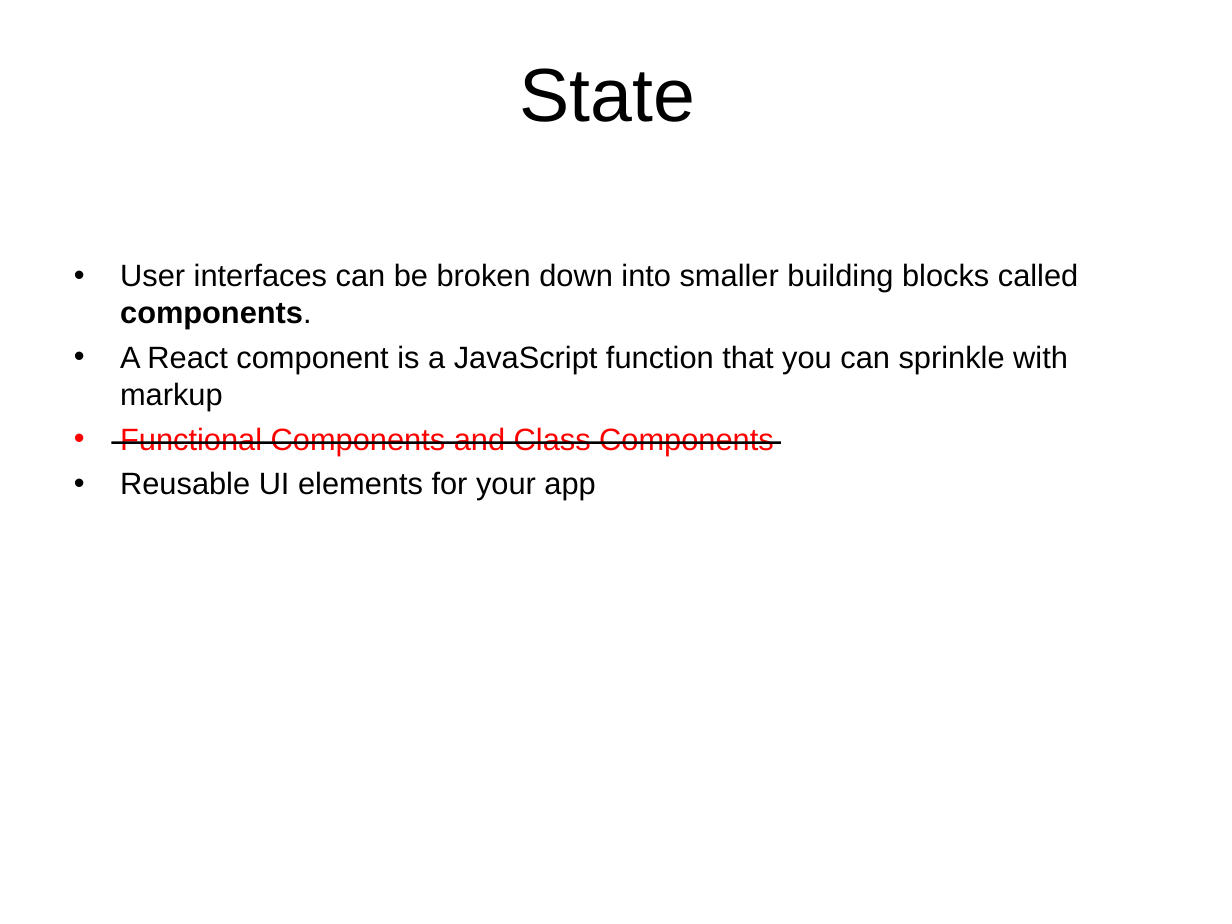
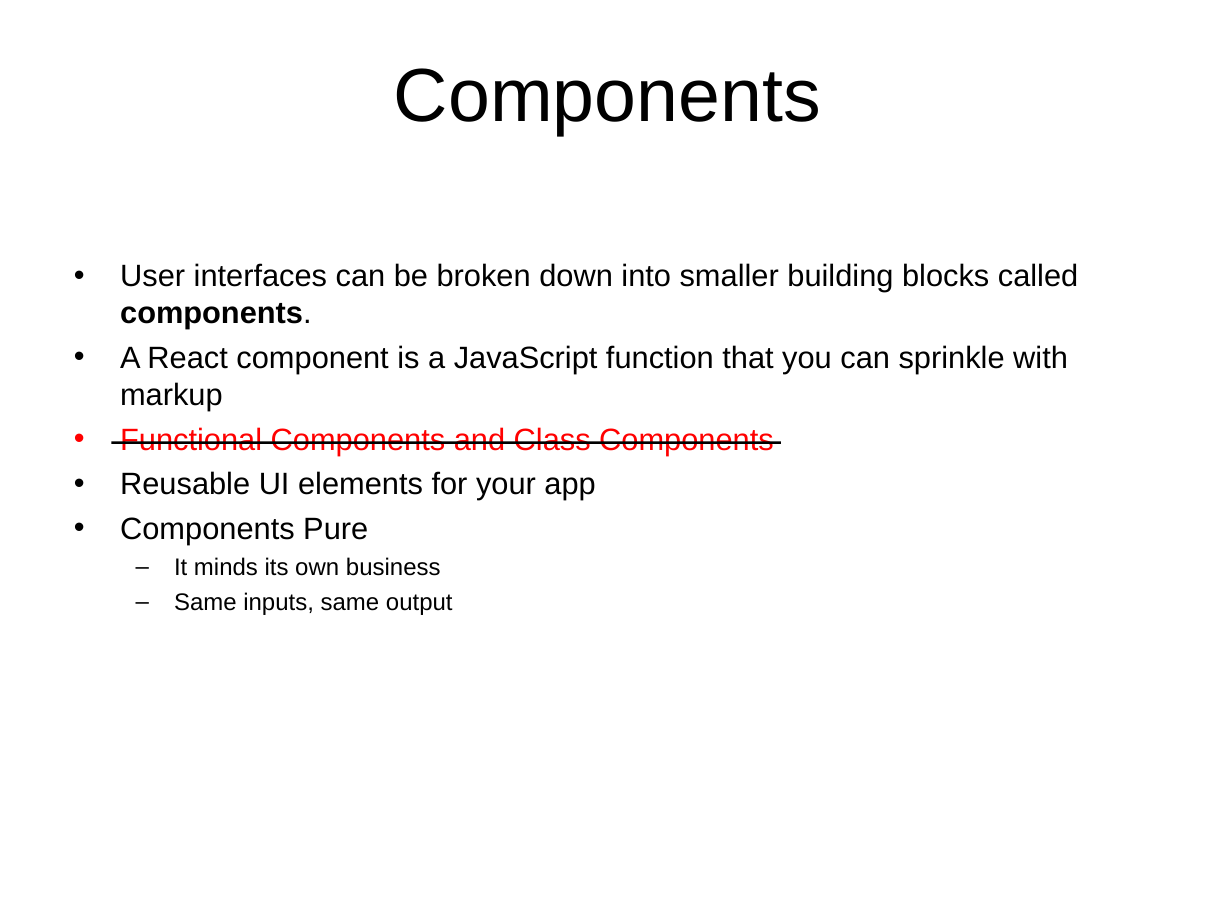
Before and after one commit to thongleclv/reactjs, a slide deck: slide 9 of React Overview.ppt (slide 13 before the commit). Drawn at 1232x924 pixels with LibreOffice and Linux fonts; fonts in the diff are those of the drawing; background and template pictures are left out. Boxes give left, top, right and bottom in pixels: in the first picture for what was removed or moved away, otherwise in the second. Text is boxed around its words. In the diff, an @@ line names an element or a change of style, - is before the commit and + after.

Commit message:
Update slide

```diff
--- a/React Overview.ppt
+++ b/React Overview.ppt
@@ title at [394, 68, 821, 135]: text changed @@
-State
+Components
@@ text at [120, 517, 453, 615]: paragraphs added @@
+• Components Pure
+  – It minds its own business
+  – Same inputs, same output
```
Also in this commit, not shown: 7 other slides changed, 8 slides added, 5 slides removed, 1 other file.
